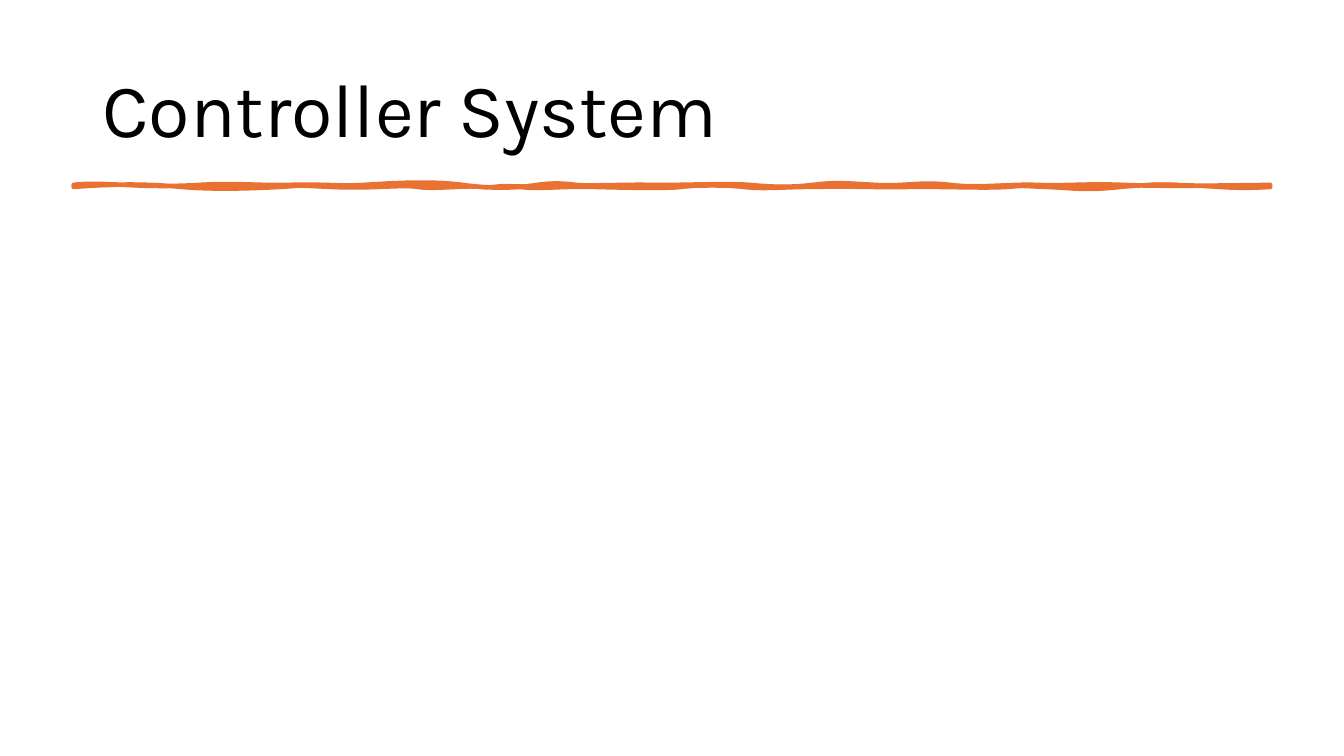
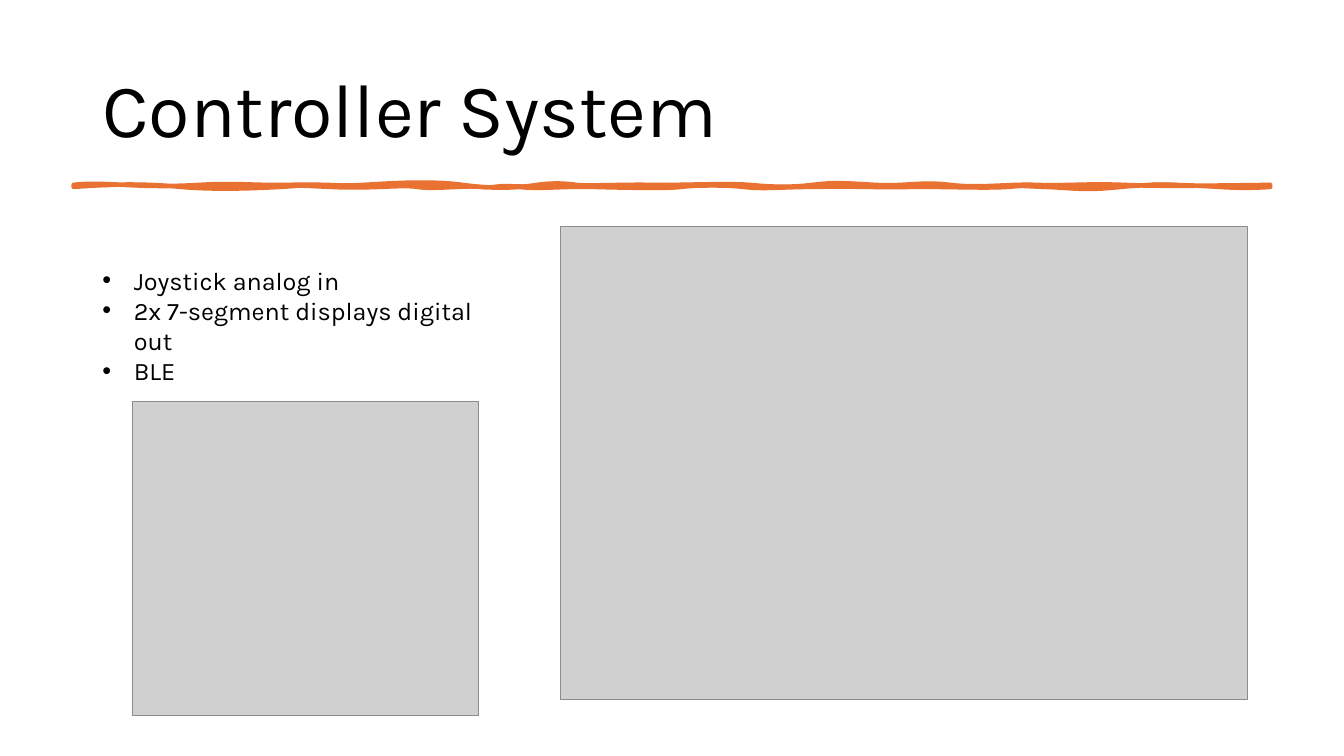
Before and after one commit to RaufPere/RC_CAR_IOT, a slide deck: slide 5 of Documentation/RC_CAR.pptx. Drawn at 1344x756 pixels with LibreOffice and Linux fonts; fonts in the diff are those of the drawing; grey boxes stand for pictures. Boxes give left, top, right and bottom in pixels: in the first picture for what was removed or moved away, otherwise in the second. Text is boxed around its words. In the diff, an @@ line names an element or a change of style, - is before the commit and + after.

```diff
--- a/Documentation/RC_CAR.pptx
+++ b/Documentation/RC_CAR.pptx
@@ picture added at bbox=[561, 227, 1248, 700] @@
@@ text added at bbox=[134, 272, 472, 351], 18 pt, text #000000 @@
+• Joystick analog in
+• 2x 7-segment displays digital out
+• BLE
@@ picture added at bbox=[132, 401, 479, 716] @@
```
Also in this commit, not shown: 4 other slides changed, 1 other file.
